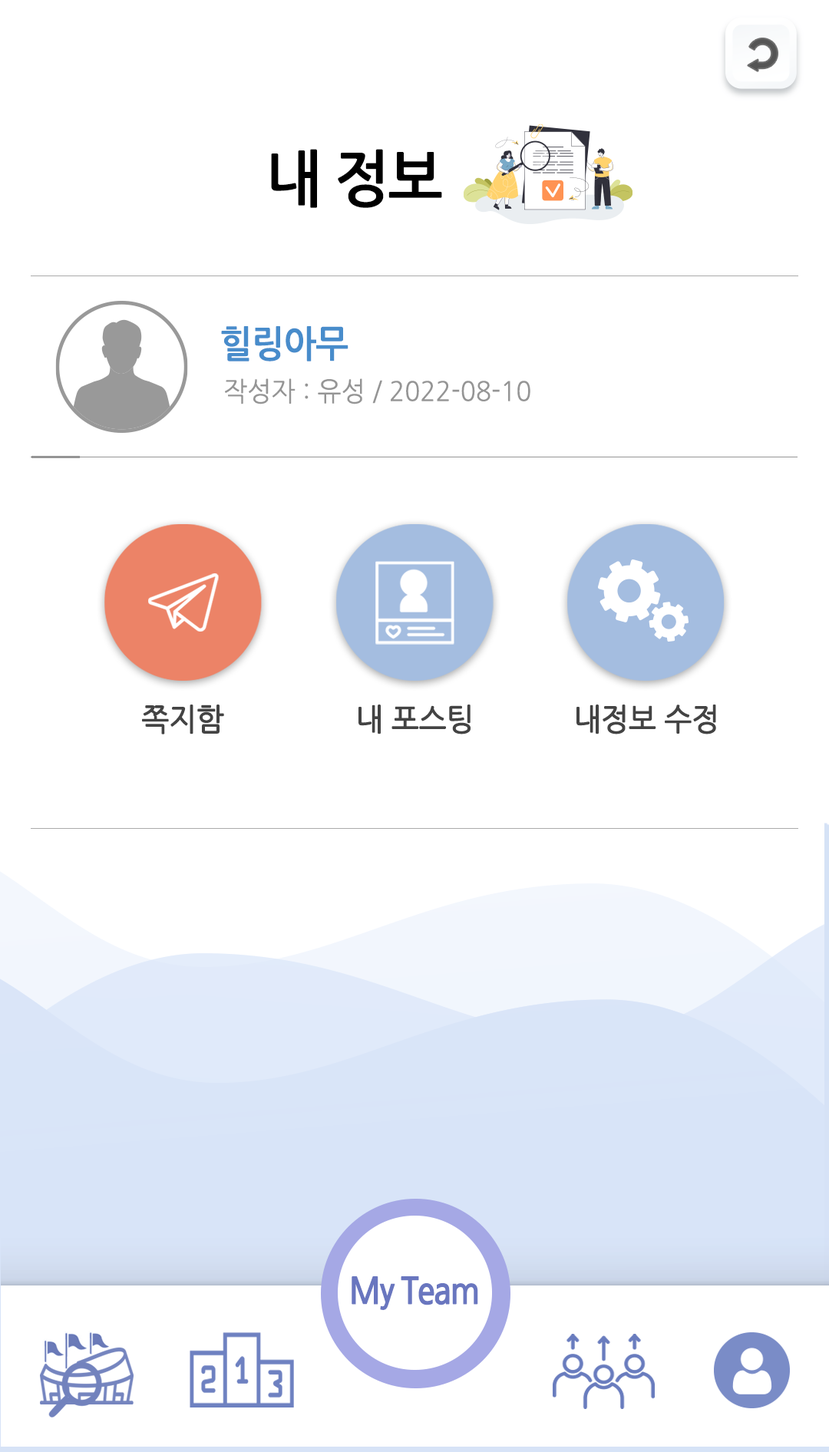
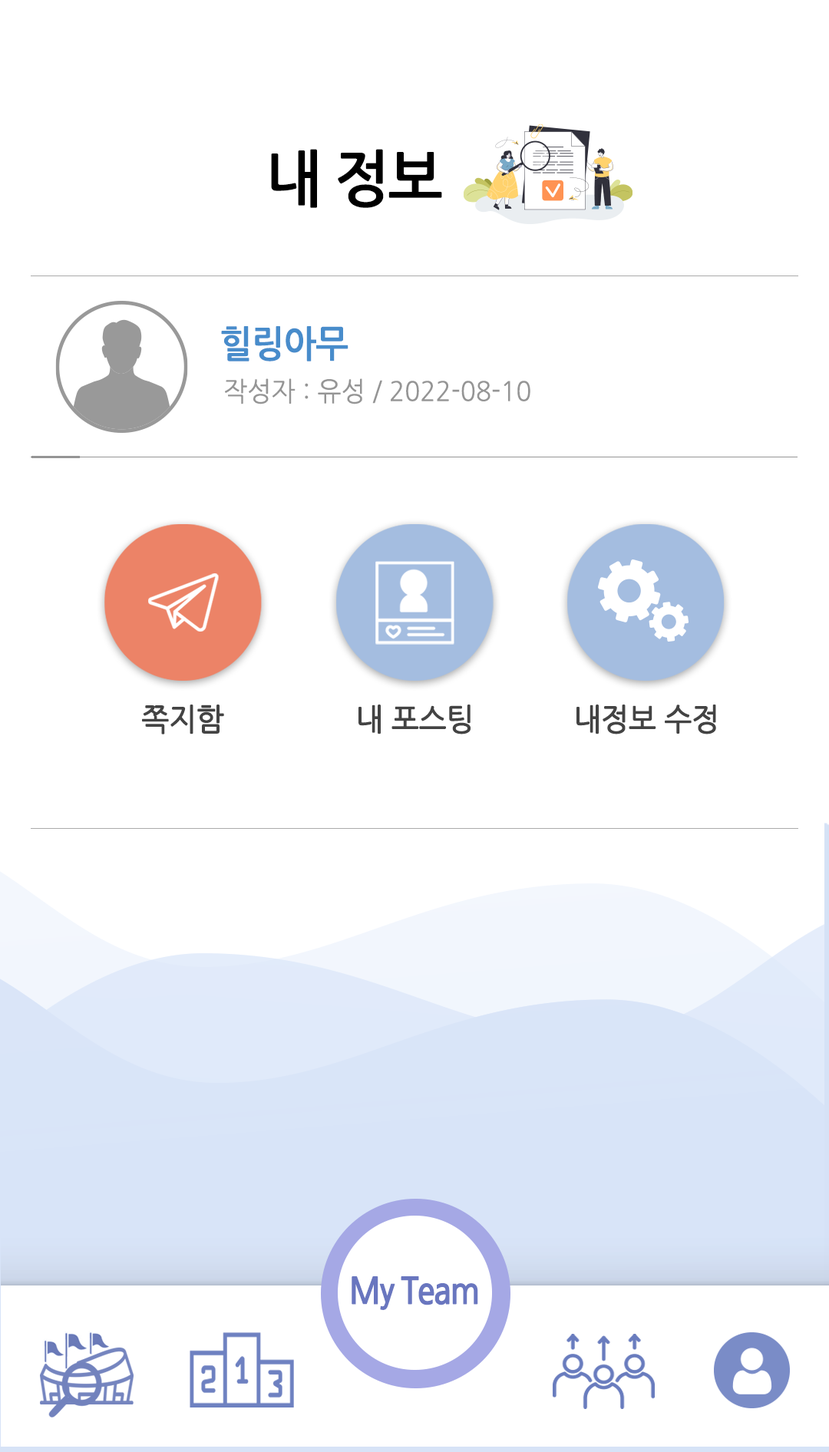
Two versions of the same layered image (829x1452). Layer-by-layer changes:
hid group "뒤로가기" (2 layers) over (x1=719, y1=16, x2=802, y2=99)
